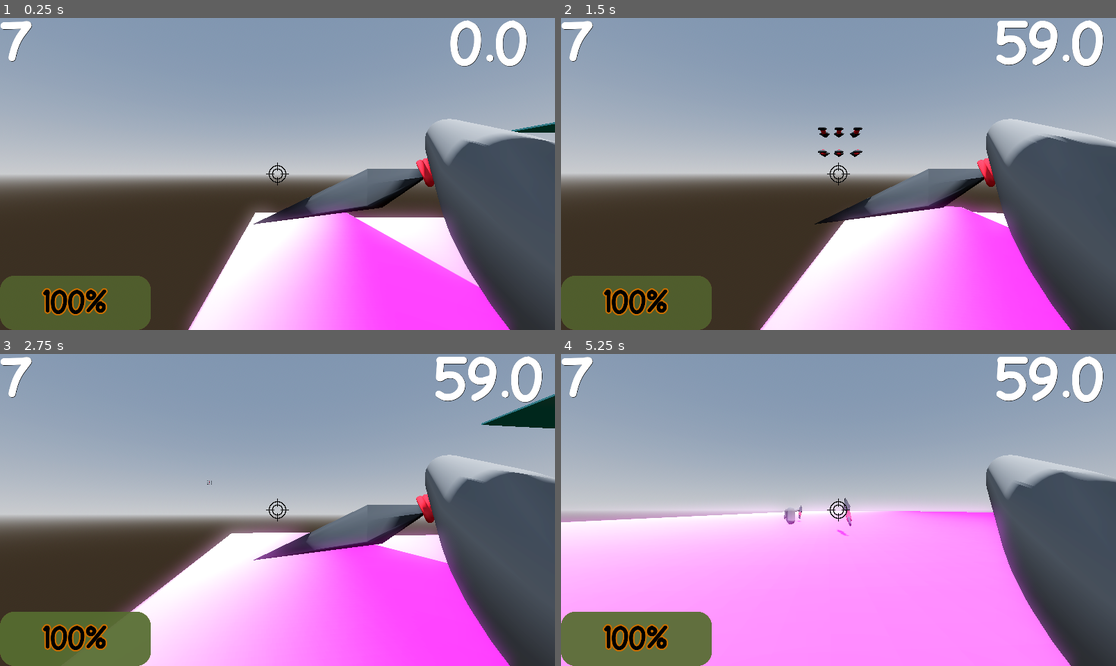
Above: before the commit, frames 1-4 (two rows, left to right).
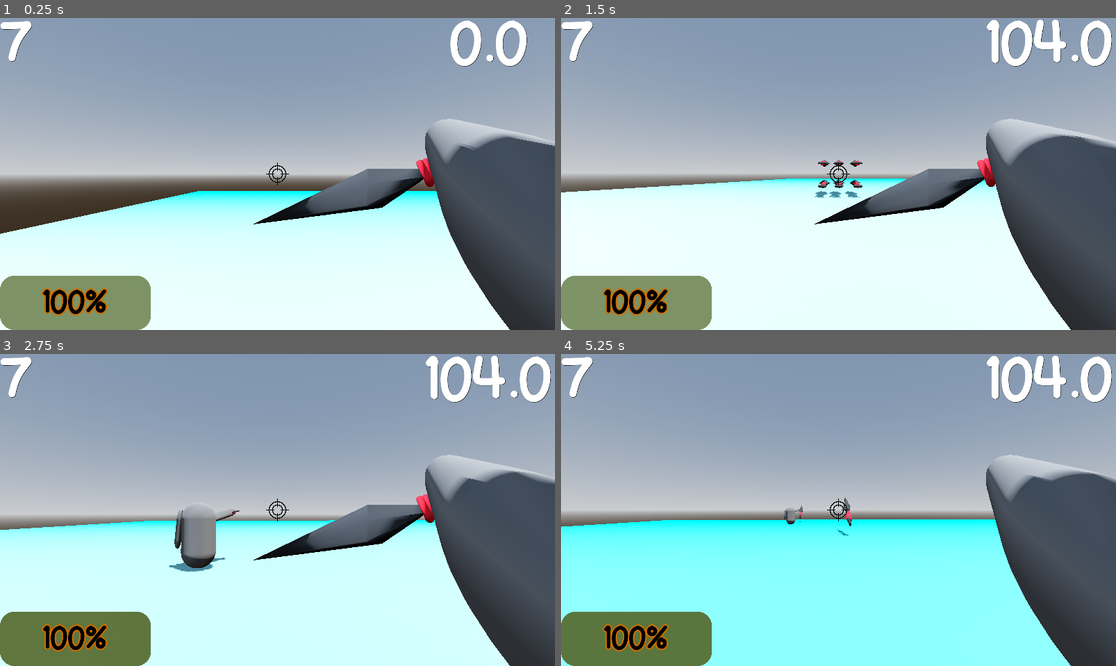
Above: after the commit, the same moments.

Repository: hasofit/NARUTO-FPS-LES-GO
Game: Godot game, scene res://scenes/world.tscn
Two runs of this game, one before a commit and one after it. Both use one fixed random seed, a clock stepped at 60 frames per second and the inputs below.
Inputs (mouse positions are in pixels of both pictures, inside the frame that each line leads up to):
- Up to frame 1 (0.25 s): no input
- Up to frame 2 (1.5 s): move the mouse to (866, 174) at 0.52 s; hold W (move_forward) from 0.53 s (still down); tap K (Start) at 0.6 s; tap Space (jump) at 0.77 s; move the mouse to (810, 174) at 1.27 s; tap F (Kunai Wall) at 1.35 s
- Up to frame 3 (2.75 s): keep holding W (move_forward); tap Space (jump) at 1.52 s; tap K (Start) at 1.55, 2.3 s; move the mouse to (288, 503) at 2.02 s; hold Q (ShadowClone) from 2.03 s (still down)
- Up to frame 4 (5.25 s): keep holding W (move_forward); move the mouse to (832, 516) at 2.77 s; release Q (ShadowClone) at 2.78 s; tap K (Start) at 2.85, 3.8, 4.55 s; tap Space (jump) at 3.02, 3.77, 4.52 s; move the mouse to (877, 513) at 3.52 s; press the mouse at (877, 513) at 3.53 s; move the mouse to (794, 506) at 4.27 s; release the mouse at (794, 506) at 4.28 s; tap Shift (sprint) at 4.35 s; move the mouse to (844, 510) at 5.02 s; right-click (844, 510) at 5.1 s

The runs differ from the first frame. In frame 1, 33% of the frame differs, in the area x 0-100%, y 33-100%; in frame 2, 37%; in frame 3, 37%; in frame 4, 40%, in the area x 0-100%, y 0-100%.
Error before the commit: Cannot call method 'start' on a null value. (res://scripts/player.gd:98)
Error after the commit: Cannot call method 'start' on a null value. (res://scripts/player.gd:104)

Commit message:
added HP system to player

Diff:
--- a/project.godot
+++ b/project.godot
@@ -20,6 +20,10 @@
 window/size/viewport_width=1920
 window/size/viewport_height=1080
 window/size/mode=2
+
+[global_group]
+
+Damagbele=""
 
 [gui]
 
--- a/scenes/player.tscn
+++ b/scenes/player.tscn
@@ -151,7 +151,7 @@
 [sub_resource type="StandardMaterial3D" id="StandardMaterial3D_tuyoq"]
 albedo_color = Color(0, 0, 0, 1)
 
-[node name="Player" type="CharacterBody3D"]
+[node name="Player" type="CharacterBody3D" groups=["Damagbele"]]
 script = ExtResource("1_3vyb7")
 throw_projectile_scene = ExtResource("2_dqkch")
 wall_projectile_scene = ExtResource("3_qlg0r")
@@ -201,7 +201,7 @@
 
 [node name="CanvasLayer" type="CanvasLayer" parent="."]
 
-[node name="ProgressBar" type="ProgressBar" parent="CanvasLayer"]
+[node name="ProgressBar" type="ProgressBar" parent="CanvasLayer" groups=["Damagbele"]]
 anchors_preset = 2
 anchor_top = 1.0
 anchor_bottom = 1.0
--- a/scenes/test_dummy.tscn
+++ b/scenes/test_dummy.tscn
@@ -16,7 +16,7 @@
 radius = 1.00656
 height = 3.9884
 
-[node name="Test Dummy" type="RigidBody3D"]
+[node name="Test Dummy" type="RigidBody3D" groups=["Damagbele"]]
 collision_layer = 7
 collision_mask = 7
 sleeping = true
--- a/scenes/world.tscn
+++ b/scenes/world.tscn
@@ -242,7 +242,7 @@
 material = SubResource("StandardMaterial3D_7r4gi")
 
 [node name="Player" parent="." node_paths=PackedStringArray("world") instance=ExtResource("1_nnsk1")]
-transform = Transform3D(1, 0, 0, 0, 1, 0, 0, 0, 1, -205.503, 39.4064, 72.0993)
+transform = Transform3D(1, 0, 0, 0, 1, 0, 0, 0, 1, -24.898, 73.8669, 0.987106)
 throw_speed = 120.0
 world = NodePath("..")
 sens = 0.125
--- a/scripts/kunai_proj.gd
+++ b/scripts/kunai_proj.gd
@@ -19,12 +19,13 @@
 	queue_free()
 
 func _apply_damage(body: Node) -> void:
-	if body.has_method("apply_damage"):
-		body.apply_damage(damage)
-	elif "health" in body:
+	if body.is_in_group("Damagbele"):
 		body.health -= damage
 		if body.health < 1:
-			body.queue_free()
+			if body.name == "Player":
+				get_tree().reload_current_scene()
+			else:
+				body.queue_free()
 
 func _on_life_timeout() -> void:
 	queue_free()
--- a/scripts/player.gd
+++ b/scripts/player.gd
@@ -28,6 +28,7 @@
 @onready var shadow_clone: Node3D = $ShadowClone
 @onready var shadow_clone_1_marker: Marker3D = $ShadowClone/ShadowClone1Marker
 @onready var shadow_clone_2_marker: Marker3D = $ShadowClone/ShadowClone2Marker
+@onready var HP_BAR: ProgressBar = $CanvasLayer/ProgressBar
 
 # --- Movement config ---
 @export var base_speed: float = 7.0
@@ -35,6 +36,7 @@
 @export var gravity: float = 30.0
 @export var world: Node3D
 @export var sens = 0.2
+@export var health = 10
 var is_sprinting := false
 var enemies_count = 0
 var New_Clone
@@ -53,6 +55,8 @@
 const PLAYER_SCENE := preload("res://scenes/player.tscn")
 
 func _ready() -> void:
+	HP_BAR.max_value = health
+
 	if !Input.is_action_pressed("ShadowClone"):
 		for i in enemies.get_children():
 			enemies_count += 1
@@ -94,8 +98,10 @@
 		Input.set_mouse_mode(Input.MOUSE_MODE_VISIBLE)
 
 func _physics_process(delta: float) -> void:
+	HP_BAR.value = health
+
 	if Input.is_action_just_pressed("Start"):
-		timer.start()
+		timer.start(enemies_count * 15)
 
 	if Input.is_action_just_pressed("ShadowClone"):
 		for i in shadow_clone.get_children():
